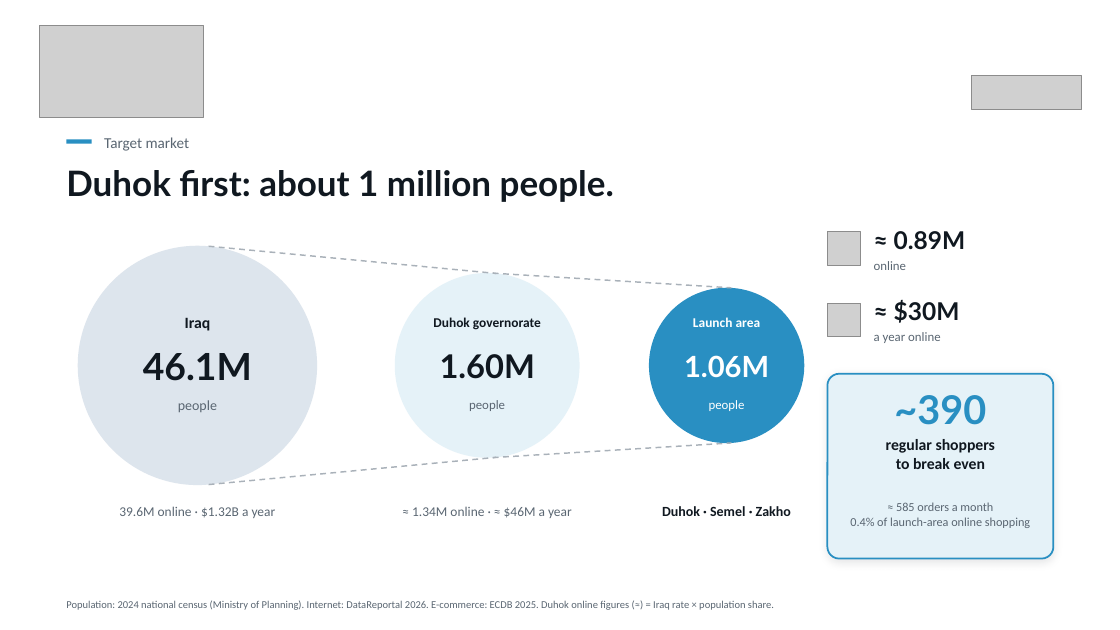
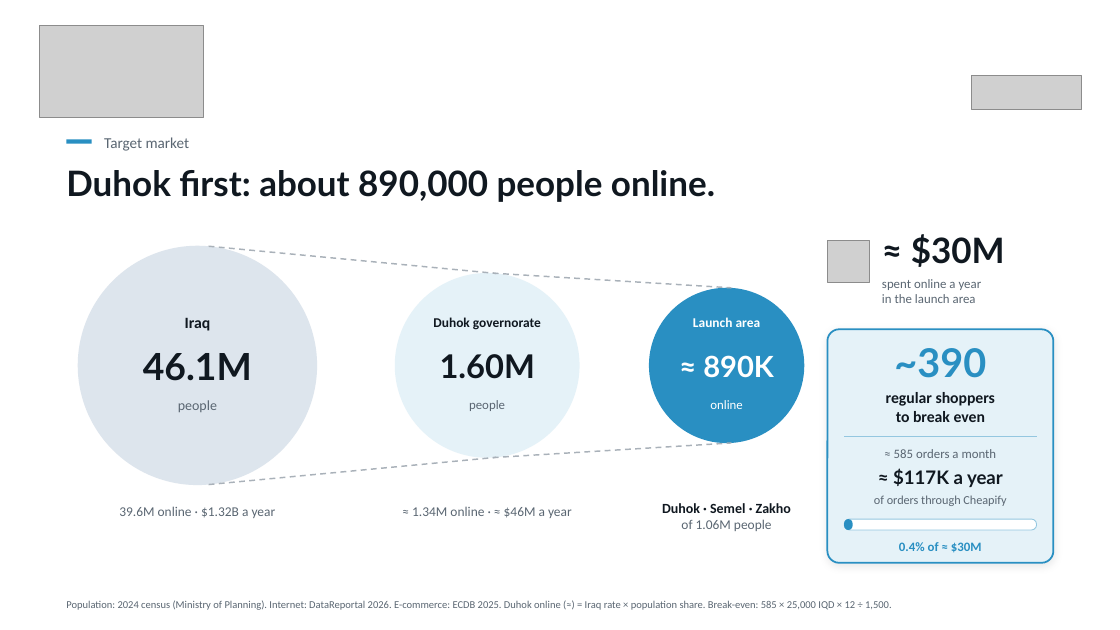
Before and after one commit to shakerbr/cheapify, a slide deck: slide 6 of presentation/Cheapify-GIZ-Pitch.pptx. Drawn at 1120x630 pixels with LibreOffice and Linux fonts; fonts in the diff are those of the drawing; grey boxes stand for pictures. Boxes give left, top, right and bottom in pixels: in the first picture for what was removed or moved away, otherwise in the second. Text is boxed around its words. In the diff, an @@ line names an element or a change of style, - is before the commit and + after.

```diff
--- a/presentation/Cheapify-GIZ-Pitch.pptx
+++ b/presentation/Cheapify-GIZ-Pitch.pptx
@@ text at box(66, 170, 715, 202): text changed @@
-Duhok first: about 1 million people.
+Duhok first: about 890,000 people online.
@@ picture removed at box(828, 232, 861, 266) @@
@@ text "≈ $30M": place and size @@
-text "≈ $30M" at box(894, 300, 960, 323)
+text "≈ $30M" at box(911, 234, 1005, 267)
@@ text "≈ $30M" at box(911, 234, 1005, 267): size 21 to 30 pt @@
@@ text removed at box(894, 231, 966, 250) @@
-≈ 0.89M
@@ picture: place and size @@
-picture at box(828, 303, 861, 337)
+picture at box(828, 240, 870, 282)
@@ text "spent online a year" at box(882, 279, 982, 303): vertical alignment middle to top @@
@@ text at box(882, 279, 982, 303): text changed @@
-online
+spent online a year
+in the launch area
@@ rounded rectangle: place and size @@
-rounded rectangle at box(828, 374, 1054, 559)
+rounded rectangle at box(828, 329, 1054, 563)
@@ rounded rectangle at box(828, 329, 1054, 563): proportions changed @@
@@ text at box(703, 355, 774, 378): text changed @@
-1.06M
+≈ 890K
@@ text "~390": place and size @@
-text "~390" at box(894, 395, 986, 425)
+text "~390" at box(894, 348, 986, 378)
@@ text "regular shoppers": place and size @@
-text "regular shoppers" at box(886, 439, 995, 469)
+text "regular shoppers" at box(886, 392, 995, 422)
@@ text at box(710, 400, 743, 409): text changed @@
-people
+online
@@ text "≈ 585 orders a month": place and size @@
-text "≈ 585 orders a month" at box(850, 502, 1030, 528)
+text "≈ 585 orders a month" at box(894, 449, 997, 458)
@@ text "≈ 585 orders a month" at box(894, 449, 997, 458): size 10.5 to 11 pt @@
@@ text at box(893, 468, 1003, 487): text changed; size 11 to 16 pt; font Calibri to Lato; text colour #5A6672 to #101820; bold on @@
-a year online
+≈ $117K a year
@@ text "Duhok · Semel · Zakho" at box(662, 503, 791, 531): vertical alignment middle to top @@
@@ text at box(681, 519, 772, 531): paragraph added @@
+of 1.06M people
@@ text at box(850, 517, 1030, 528): paragraph removed @@
-0.4% of launch-area online shopping
@@ group added at box(844, 437, 1037, 553): 2 texts, 2 rounded rectangles, 1 line @@
+of orders through Cheapify
+0.4% of ≈ $30M
@@ text at box(66, 600, 892, 610): text changed @@
-Population: 2024 national census (Ministry of Planning). Internet: DataReportal 2026. E-commerce: ECDB 2025. Duhok online figures (≈) = Iraq rate × population share.
+Population: 2024 census (Ministry of Planning). Internet: DataReportal 2026. E-commerce: ECDB 2025. Duhok online (≈) = Iraq rate × population share. Break-even: 585 × 25,000 IQD × 12 ÷ 1,500.
```
Also in this commit, not shown: 8 other files.
